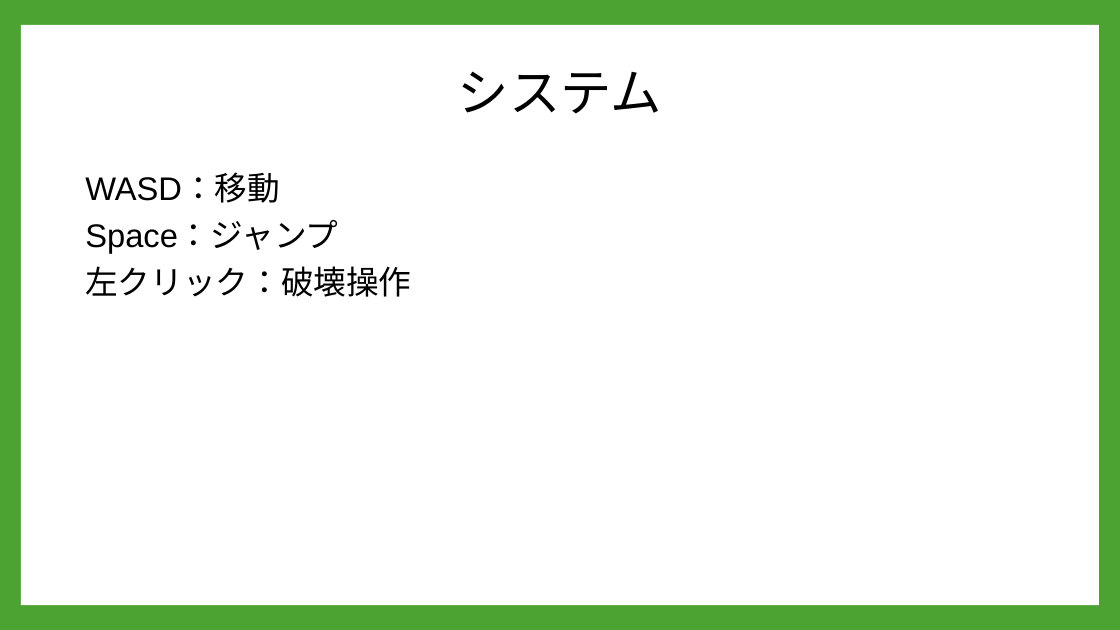
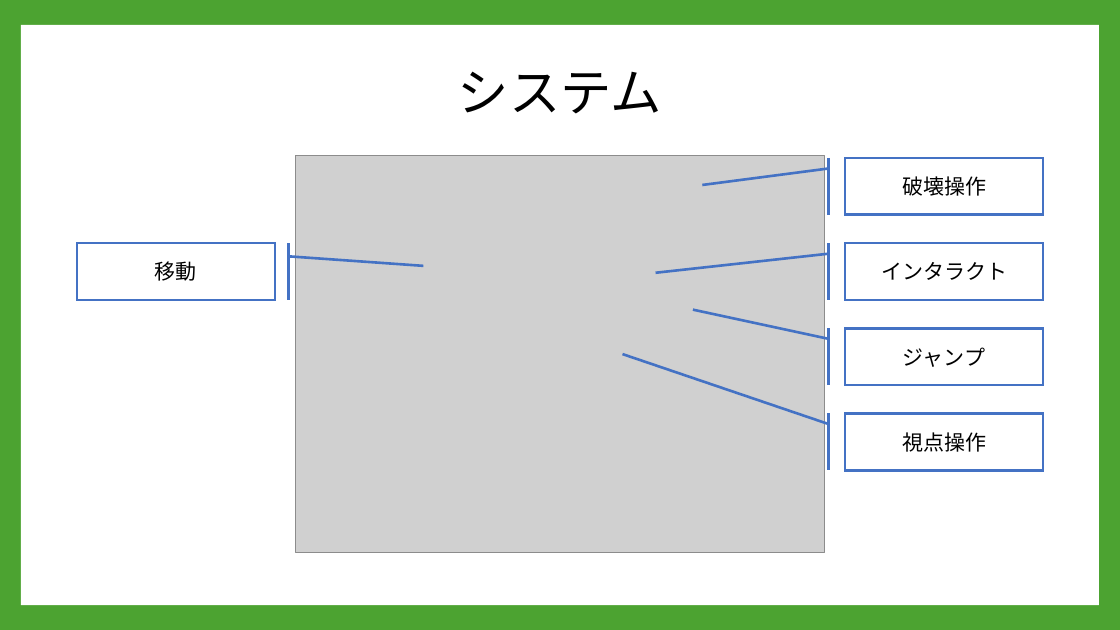
Before and after one commit to A23019/GC_A3_1, a slide deck: slide 12 of 企画/PowerPoint/企画案２.pptx (slide 9 before the commit). Drawn at 1120x630 pixels with LibreOffice and Linux fonts; fonts in the diff are those of the drawing; grey boxes stand for pictures; background and template pictures are left out. Boxes give left, top, right and bottom in pixels: in the first picture for what was removed or moved away, otherwise in the second. Text is boxed around its words. In the diff, an @@ line names an element or a change of style, - is before the commit and + after.

```diff
--- a/企画/PowerPoint/企画案２.pptx
+++ b/企画/PowerPoint/企画案２.pptx
@@ text removed at [85,174,411,297] @@
-WASD：移動
-Space：ジャンプ
-左クリック：破壊操作
@@ picture added at [296,155,825,552] @@
@@ accent border callout added at [845,158,1044,215], fill #FFFFFF, outline #4472C4 2.25 pt, 18 pt, text #000000 @@
+破壊操作
@@ accent border callout added at [77,243,276,300], fill #FFFFFF, outline #4472C4 2.25 pt, 18 pt, text #000000 @@
+移動
@@ accent border callout added at [845,243,1044,300], fill #FFFFFF, outline #4472C4 2.25 pt, 18 pt, text #000000 @@
+インタラクト
@@ accent border callout added at [845,329,1044,386], fill #FFFFFF, outline #4472C4 2.25 pt, 18 pt, text #000000 @@
+ジャンプ
@@ accent border callout added at [845,413,1044,471], fill #FFFFFF, outline #4472C4 2.25 pt, 18 pt, text #000000 @@
+視点操作
```
Also in this commit, not shown: 9 other slides changed, 8 slides added, 1 slide removed, 2 other files.
